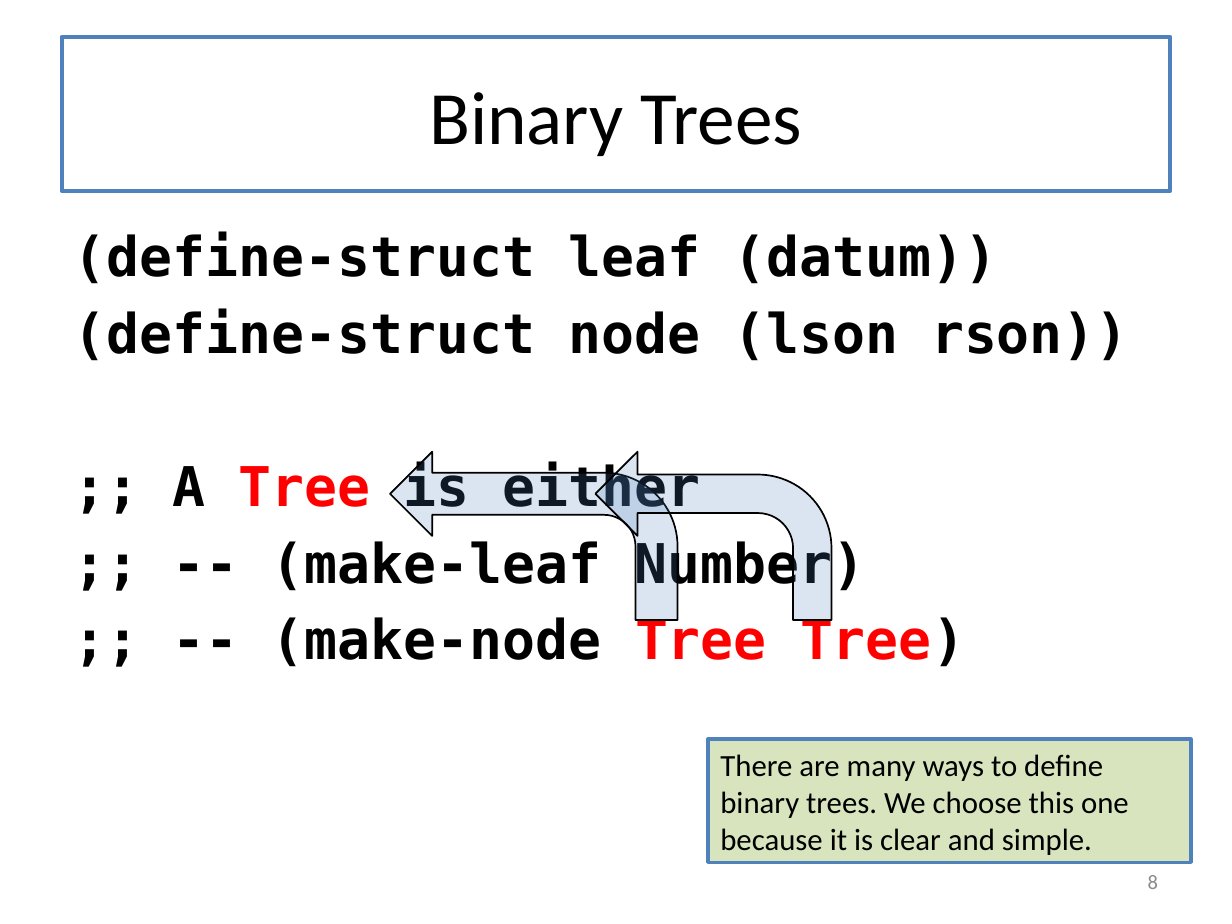
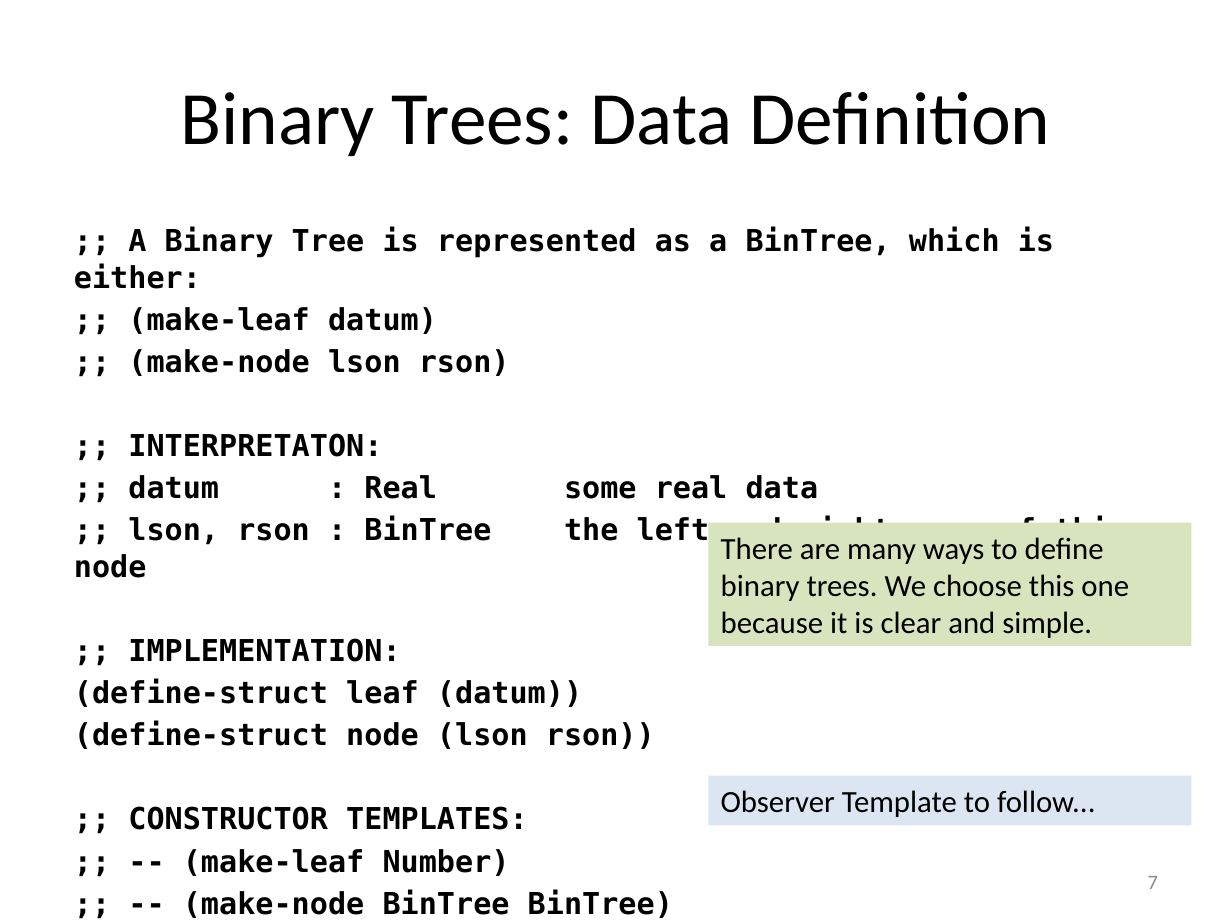
Before and after one commit to mwand/cs5010f17, a slide deck: slide 7 of Slides/Lesson 5.X Trees and Graphs - Combined Slides.pptx (slide 8 before the commit). Drawn at 1232x924 pixels with LibreOffice and Linux fonts; fonts in the diff are those of the drawing. Boxes give left, top, right and bottom in pixels: in the first picture for what was removed or moved away, otherwise in the second. Text is boxed around its words. In the diff, an @@ line names an element or a change of style, - is before the commit and + after.

```diff
--- a/Slides/Lesson 5.X Trees and Graphs - Combined Slides.pptx
+++ b/Slides/Lesson 5.X Trees and Graphs - Combined Slides.pptx
@@ title "Binary Trees: Data Definition" at <box>62,37,1170,191</box>: outline #4F81BD 2.25 pt to #4F81BD 2 pt @@
@@ title at <box>180,92,1050,156</box>: text changed @@
-Binary Trees
+Binary Trees: Data Definition
@@ text at <box>74,227,1127,662</box>: paragraphs added @@
+;; A Binary Tree is represented as a BinTree, which is either:
+;; (make-leaf datum)
+;; (make-node lson rson)
+;; INTERPRETATON:
+;; datum : Real some real data
+;; lson, rson : BinTree the left and right sons of this node
+;; IMPLEMENTATION:
@@ bent arrow removed at <box>391,452,678,621</box> @@
@@ bent arrow removed at <box>595,452,832,621</box> @@
@@ rectangle "There are many ways to ...": place and size @@
-rectangle "There are many ways to ..." at <box>708,739,1191,862</box>
+rectangle "There are many ways to ..." at <box>708,522,1191,646</box>
@@ rectangle "There are many ways to ..." at <box>708,522,1191,646</box>: outline #4F81BD 2 pt to none @@
@@ text at <box>74,679,655,876</box>: size 32 to 17.6 pt in "(define-struct leaf (datum))", "(define-struct node (lson rson))", ";; -- (make-leaf Number)"; indent changed; less space between paragraphs @@
@@ rectangle added at <box>708,776,1191,825</box>, fill #DCE6F2, 18 pt, text #000000 @@
+Observer Template to follow...
@@ text at <box>128,806,528,830</box>: text changed; size 32 to 17.6 pt @@
-;; A Tree is either
+;; CONSTRUCTOR TEMPLATES:
@@ text at <box>183,889,673,918</box>: text changed; size 32 to 17.6 pt @@
-;; -- (make-node Tree Tree)
+;; -- (make-node BinTree BinTree)
@@ page number at <box>1148,876,1158,889</box>: text changed @@
-8
+7
```
Also in this commit, not shown: 30 other slides changed, 1 slide added, 4 slides removed, 51 other files.
